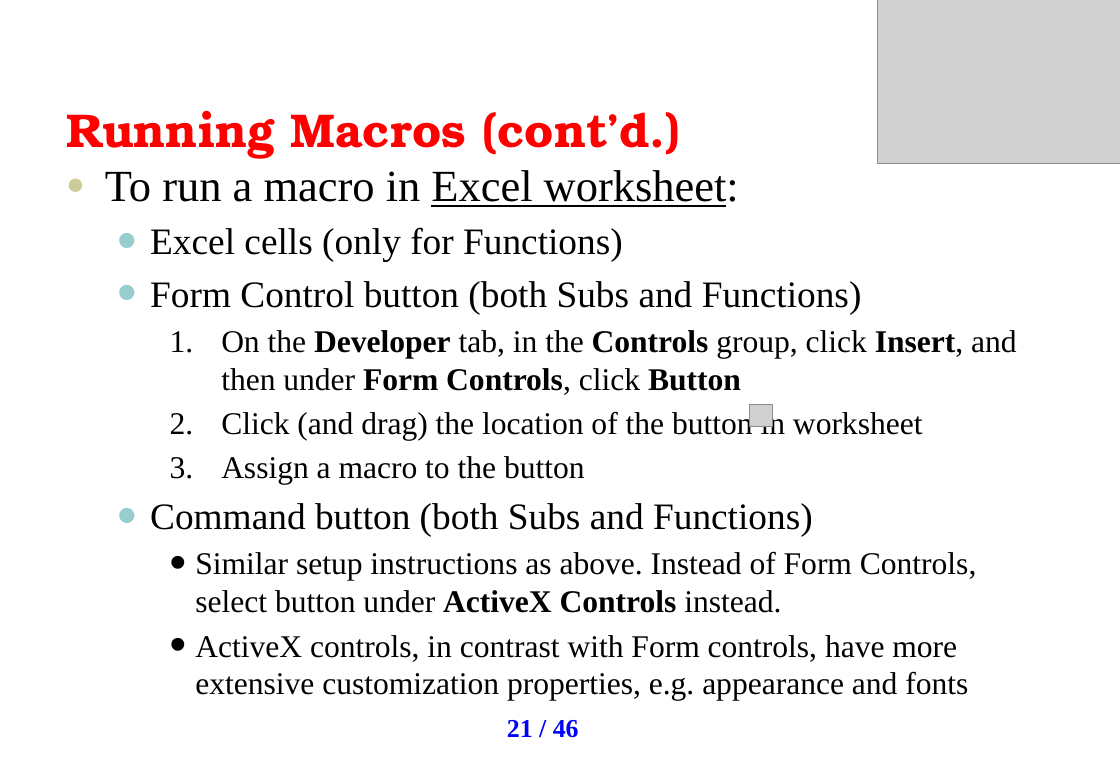
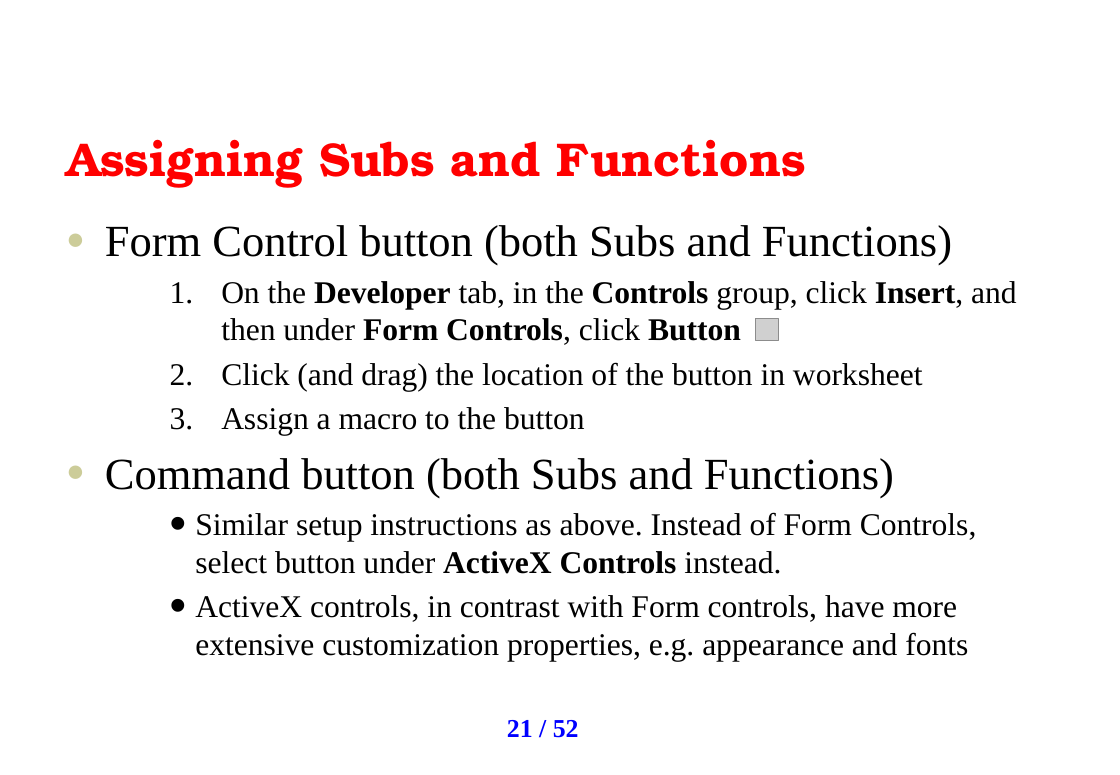
Before and after one commit to uhasan1/Quantitative-Finance, a slide deck: slide 21 of AO VBA Training Slides v3.pptx. Drawn at 1120x775 pixels with LibreOffice and Linux fonts; fonts in the diff are those of the drawing; grey boxes stand for pictures; background and template pictures are left out. Boxes give left, top, right and bottom in pixels: in the first picture for what was removed or moved away, otherwise in the second. Text is boxed around its words. In the diff, an @@ line names an element or a change of style, - is before the commit and + after.

```diff
--- a/AO VBA Training Slides v3.pptx
+++ b/AO VBA Training Slides v3.pptx
@@ picture removed at box(877, 0, 1120, 163) @@
@@ title at box(66, 139, 806, 188): text changed @@
-Running Macros (cont’d.)
+Assigning Subs and Functions
@@ text at box(105, 170, 739, 262): paragraphs removed @@
-● To run a macro in Excel worksheet:
-  • Excel cells (only for Functions)
@@ text "Form Control button (both Subs ...": place and size @@
-text "Form Control button (both Subs ..." at box(105, 170, 1017, 662)
+text "Form Control button (both Subs ..." at box(105, 225, 1017, 662)
@@ text at box(105, 225, 952, 497): size 26 to 31 pt in "Form Control button (both Subs and Functions)", "Command button (both Subs and Functions)"; bullet • to ●; list level 2 to 1 in "Form Control button (both Subs ..."; bullet colour #97CDCC to #CCCC99; list level 2 to 1 in "Command button (both Subs and ..." @@
@@ picture: place and size @@
-picture at box(750, 405, 773, 427)
+picture at box(756, 319, 779, 340)
@@ page number at box(507, 720, 579, 738): text changed @@
-21 / 46
+21 / 52
```
Also in this commit, not shown: 18 other slides changed, 6 slides added.
